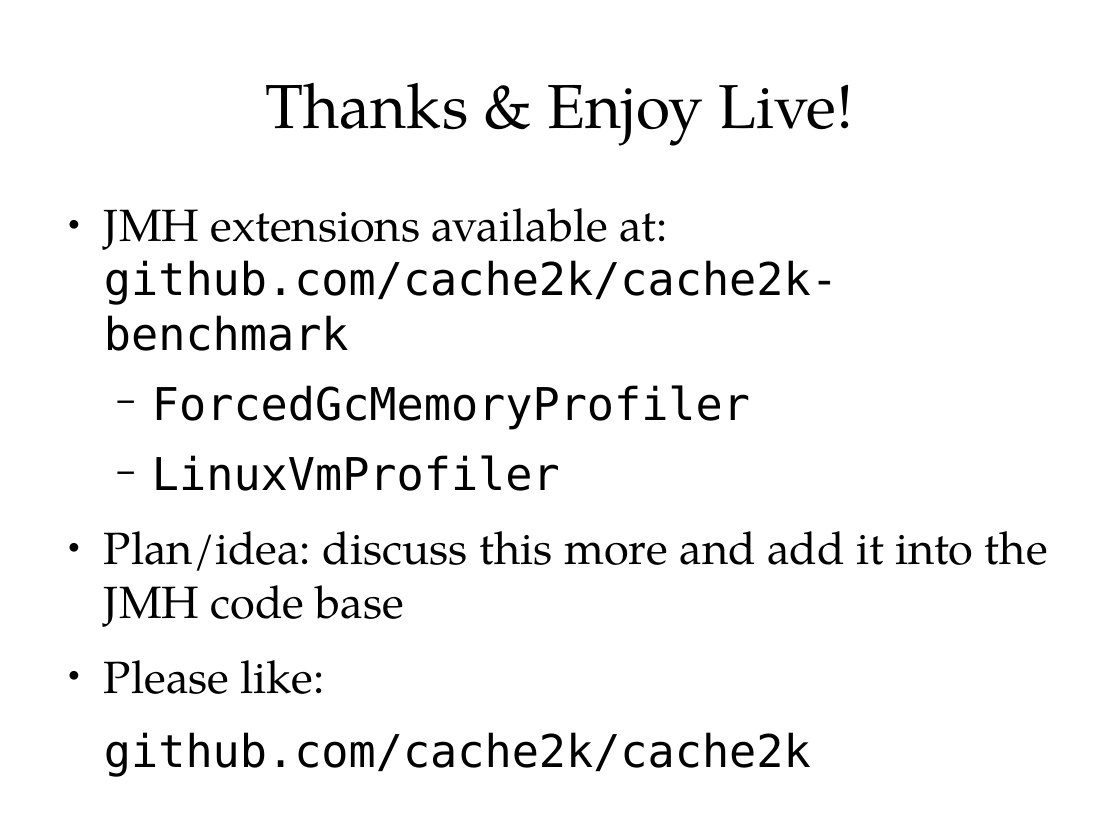
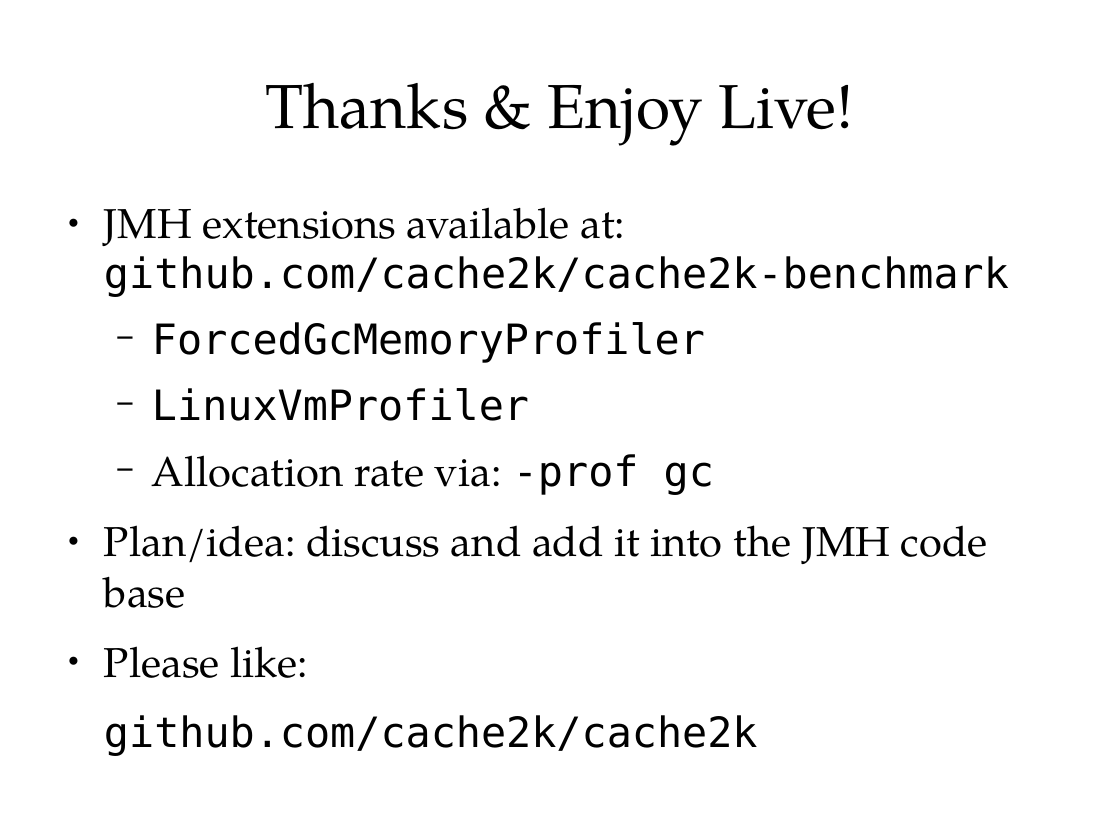
Before and after one commit to cruftex/talk-benchmark-memory, a slide deck: slide 32 of benchmark-memory-with-jmh.odp (slide 24 before the commit). Drawn at 1120x840 pixels with LibreOffice and Linux fonts; fonts in the diff are those of the drawing. Boxes give left, top, right and bottom in pixels: in the first picture for what was removed or moved away, otherwise in the second. Text is boxed around its words. In the diff, an @@ line names an element or a change of style, - is before the commit and + after.

```diff
--- a/benchmark-memory-with-jmh.odp
+++ b/benchmark-memory-with-jmh.odp
@@ text at (104,207,1009,756): size 32 to 29.6 pt in "JMH extensions available at: github.com/cache2k/cache2k-benc ...", "ForcedGcMemoryProfiler", "LinuxVmProfiler", "Please like:" and 1 more places @@
@@ text at (104,454,988,608): text changed; size 32 to 29.6 pt @@
-● Plan/idea: discuss this more and add it into the JMH code base
+  − Allocation rate via: -prof gc
+● Plan/idea: discuss and add it into the JMH code base
```
Also in this commit, not shown: 11 slides added, 3 slides removed, 1 other file.
